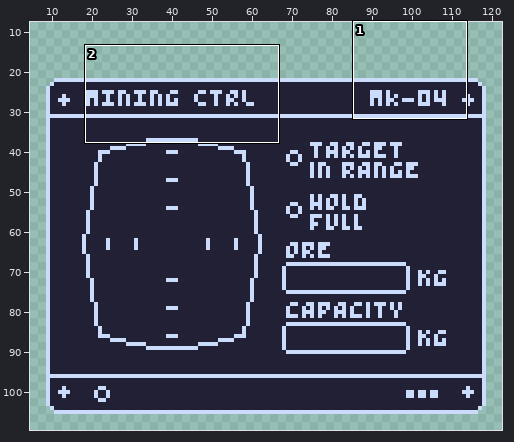
A pixel-art file gets an edit: Assets/Sprites/MiningStation.aseprite. Above, an overview of the earlier version with the close-up marked.
Close-up. As it was:
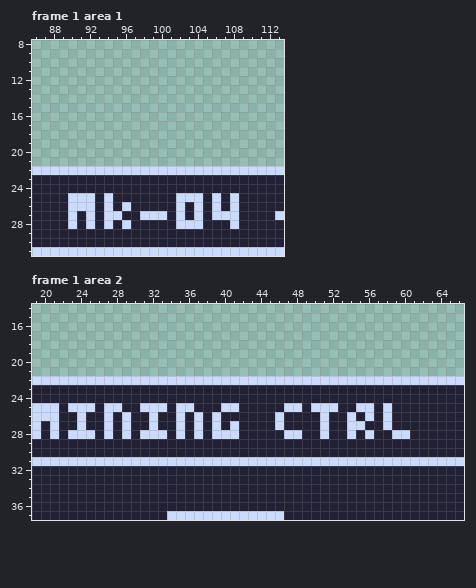
128x128 pixels, 2 frames. Shown: frame 1 area 1: x 86..113, y 8..31; frame 1 area 2: x 19..66, y 14..37. The wide view leaves out empty margins.
New version:
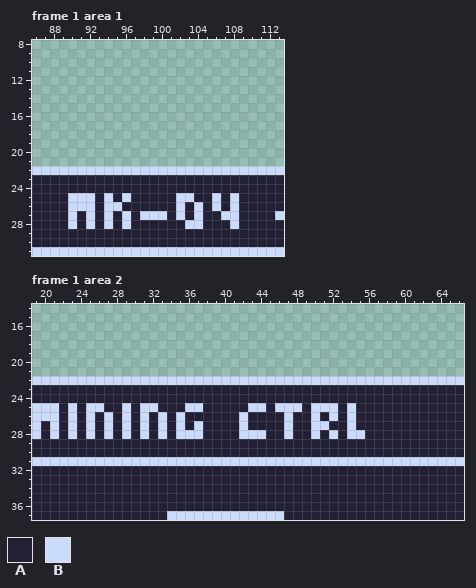
Palette (. is transparent): A #222034  B #cbdbfc
Author's note on the commit: add mining laser camera
Changes in this commit:
Frame 1 area 1, layer "Layer 2":
y 25: x 96 A -> B; x 104 B -> A
y 26: x 95..96 AB -> BA
y 27: x 95..96 BA -> AB; x 106 B -> A
y 28: x 102 B -> A
Frame 1 area 2, layer "Layer 2":
y 25: x 24 B -> A; x 26..29 ABBA -> BAAB; x 33 B -> A; x 35 B -> A; x 37 A -> B; x 40..41 BB -> AA; x 43..44 AA -> BB; x 46 A -> B; x 54..56 ABB -> BAA; x 58 B -> A
y 26: x 23..25 ABA -> BAB; x 31..33 ABA -> BAB; x 37 B -> A; x 39 B -> A; x 42 A -> B; x 46..47 BA -> AB; x 50..52 ABA -> BAB; x 56 B -> A; x 58 B -> A
y 27: x 23..25 ABA -> BAB; x 31..33 ABA -> BAB; x 39 B -> A; x 41..42 BA -> AB; x 46..47 BA -> AB; x 50 A -> B; x 55 B -> A; x 58 B -> A
y 28: x 24 B -> A; x 32 B -> A; x 36 A -> B; x 39..44 BBBAAA -> AAABBB; x 48 B -> A; x 50..52 ABA -> BAB; x 55..56 AB -> BA; x 59..60 BB -> AA
Pixel boxes of the changes (left, top, right, bottom) in both close-ups:
changed: (113, 193, 131, 220)
changed: (176, 193, 221, 229)
changed: (68, 403, 410, 439)
